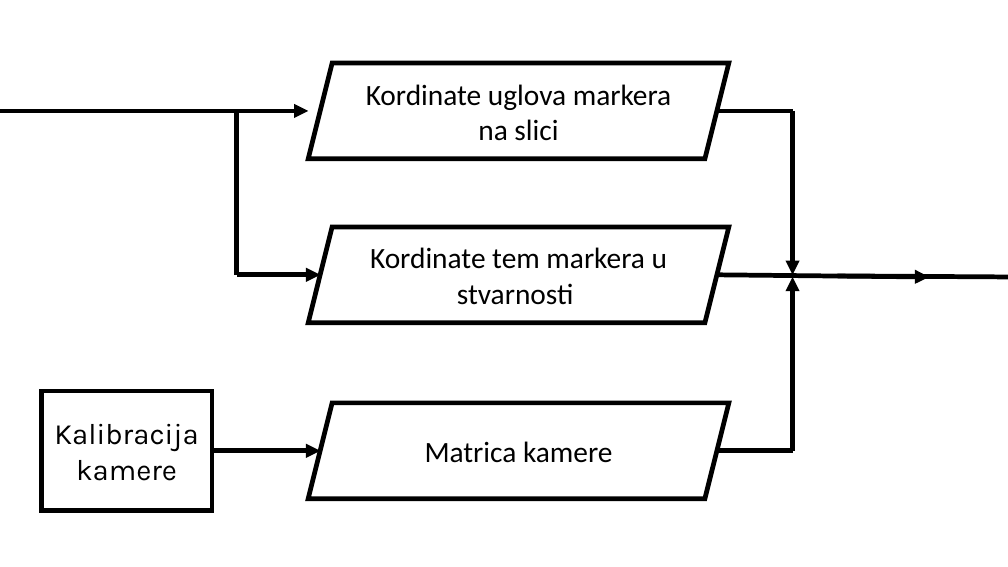
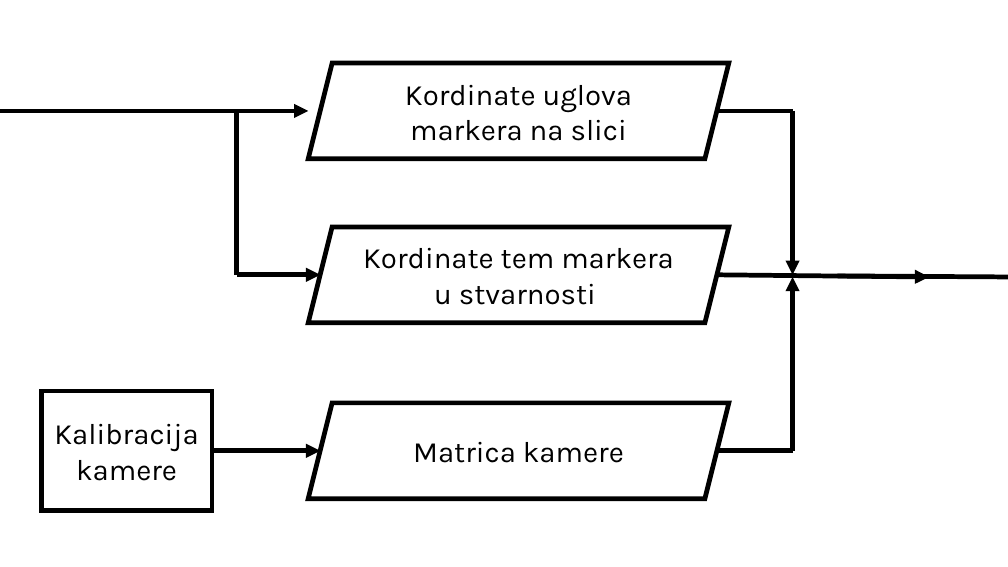
Before and after one commit to aliun/Markeri, a slide deck: slide 5 of MARKERI.pptx. Drawn at 1008x567 pixels with LibreOffice and Linux fonts; fonts in the diff are those of the drawing. Boxes give left, top, right and bottom in pixels: in the first picture for what was removed or moved away, otherwise in the second. Text is boxed around its words. In the diff, an @@ line names an element or a change of style, - is before the commit and + after.

```diff
--- a/MARKERI.pptx
+++ b/MARKERI.pptx
@@ font Calibri to Karla in 3 elements at (309,63,729,159), (309,227,729,323), (309,403,729,499) @@
```
Also in this commit, not shown: 2 other slides changed, 1 slide added.
